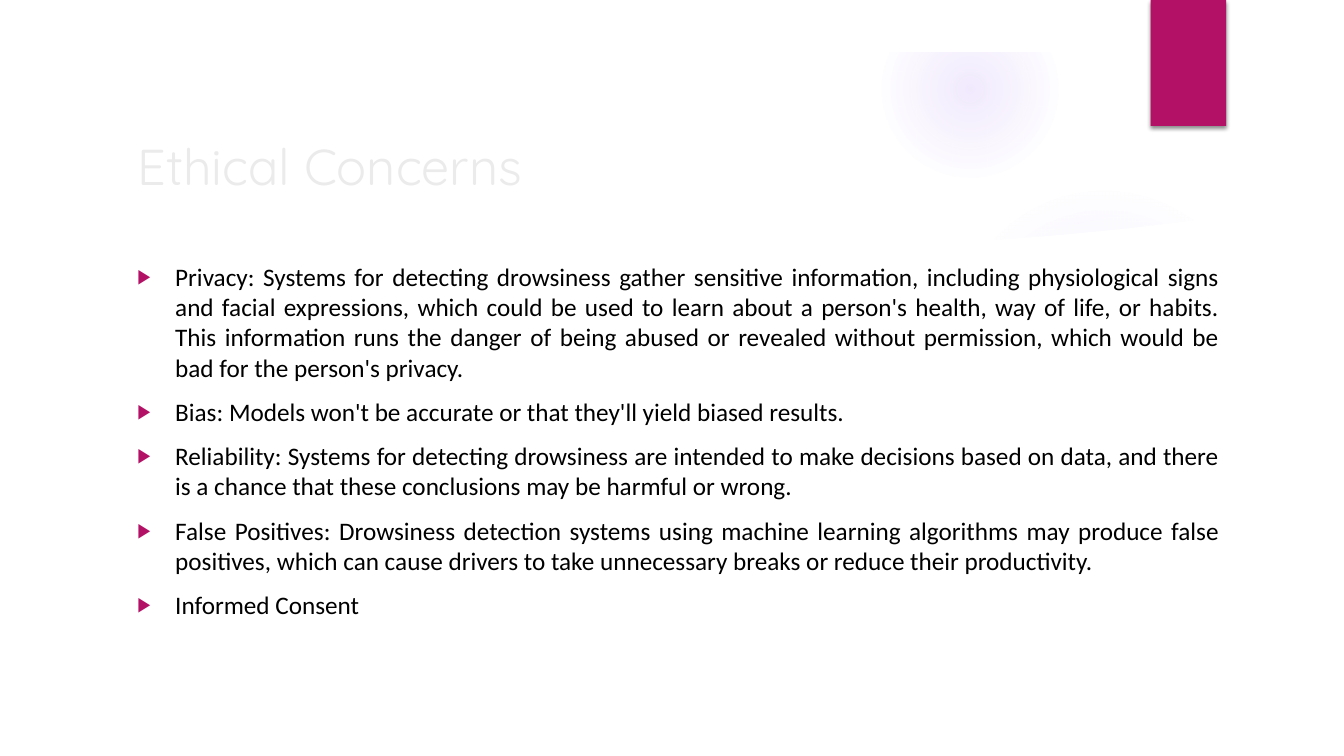
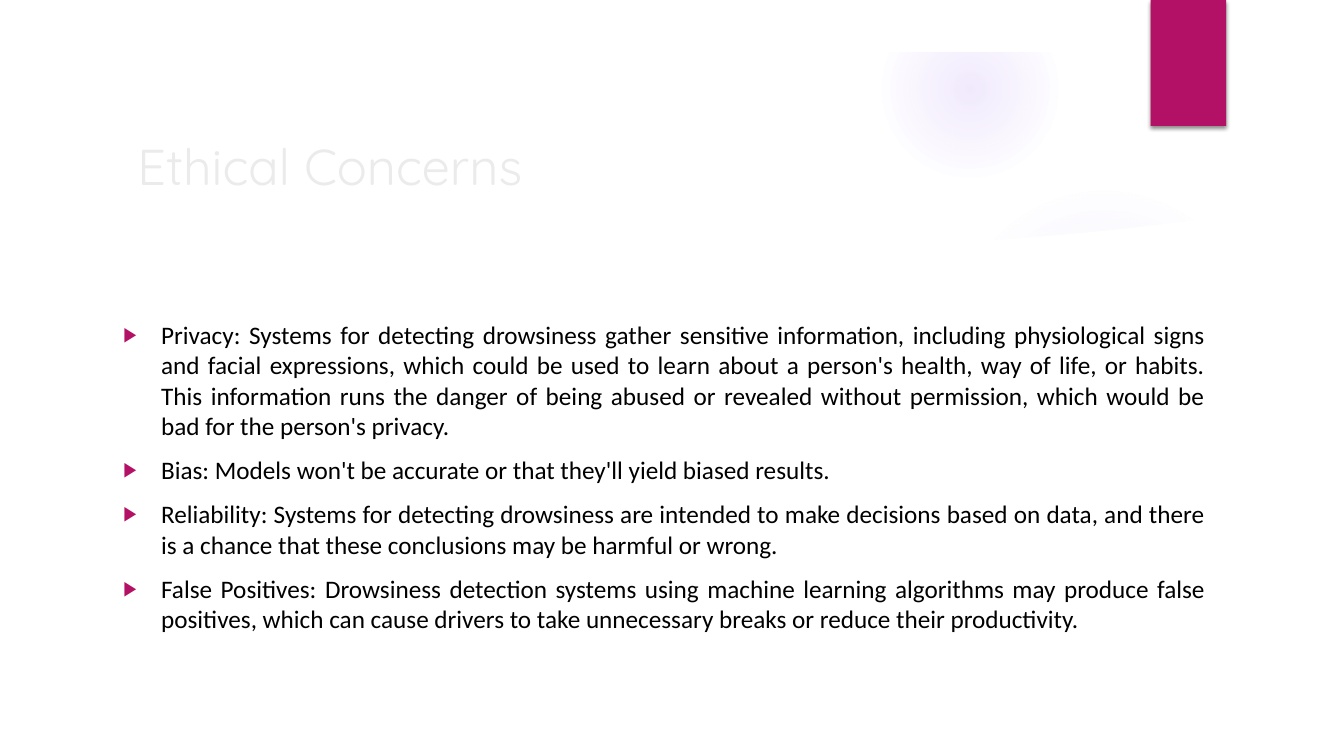
Before and after one commit to RisshhavRana/Capstone-Project---Group-3, a slide deck: slide 13 of Drowsiness Detection for Truck Drivers.pptx. Drawn at 1344x756 pixels with LibreOffice and Linux fonts; fonts in the diff are those of the drawing; background and template pictures are left out. Boxes give left, top, right and bottom in pixels: in the first picture for what was removed or moved away, otherwise in the second. Text is boxed around its words. In the diff, an @@ line names an element or a change of style, - is before the commit and + after.

```diff
--- a/Drowsiness Detection for Truck Drivers.pptx
+++ b/Drowsiness Detection for Truck Drivers.pptx
@@ text "Privacy: Systems for detecting drowsiness ...": place and size @@
-text "Privacy: Systems for detecting drowsiness ..." at box(175, 268, 1219, 614)
+text "Privacy: Systems for detecting drowsiness ..." at box(161, 326, 1205, 632)
@@ text at box(175, 596, 359, 614): paragraph removed @@
-▶ Informed Consent
```
Also in this commit, not shown: 8 other slides changed.
